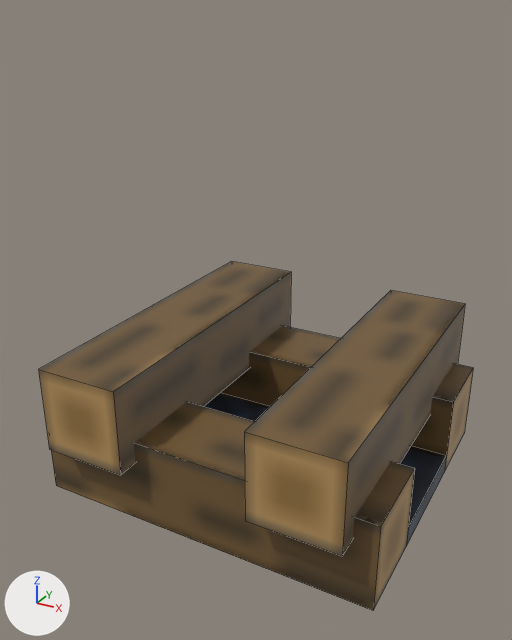
A saved change to the FBX model Repo Modding/Assets/MCVillage_Monkey/Assets/Meshes/Entities/firePit/FirePit.fbx.
Before and after are seen from a 50 mm lens placed at (0.868, -1.683, 1.309), pointed at (-0.019, -0.071, 0.503). Every picture has the same lights, and +X, +Y and +Z are marked at lower left. Mesh edges are drawn as thin lines. Where no turn or scale is listed for an object, it has been applied to the vertices.

In view in the first picture: 'AshPit', 'Log_L01', 'Log_L02', 'Log_T01', 'Log_T02'.
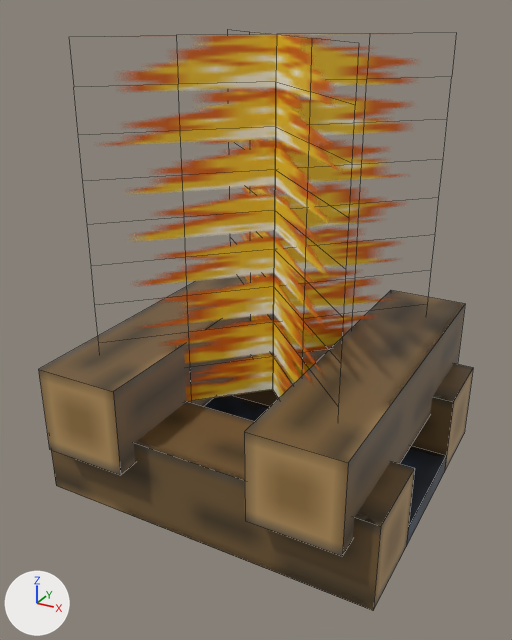
The change, as a diff of the scene's bpy script:
```diff
--- a/Repo Modding/Assets/MCVillage_Monkey/Assets/Meshes/Entities/firePit/FirePit.fbx.py
+++ b/Repo Modding/Assets/MCVillage_Monkey/Assets/Meshes/Entities/firePit/FirePit.fbx.py
@@ img_campfire_fire_png @@
+img_campfire_fire_png = load_image('campfire_fire.png', '_unpacked/campfire_fire.png', 16, 128, 'sRGB')
@@ mat_campfire_fire_png @@
+mat_campfire_fire_png = principled_material('campfire_fire.png')
+mat_campfire_fire_png.texture = img_campfire_fire_png  # with its transparency
@@ me_fire_01 @@
+me_fire_01.from_pydata(...)  # 50 vertices, 36 faces; spans x -0.354..0.354, y -0.354..0.354, z 0.0..1.0
+me_fire_01.materials.append(mat_campfire_fire_png)  # picture img_campfire_fire_png
@@ me_fire_02 @@
+me_fire_02.from_pydata(...)  # 50 vertices, 36 faces; spans x -0.354..0.354, y -0.354..0.354, z 0.0..1.0
+me_fire_02.materials.append(mat_campfire_fire_png)  # picture img_campfire_fire_png
@@ ob_fire_01 @@
+ob_fire_01 = bpy.data.objects.new('Fire-01', me_fire_01)
+ob_fire_01.location = (0.0, 0.0, 0.25)
@@ ob_fire_02 @@
+ob_fire_02 = bpy.data.objects.new('Fire-02', me_fire_02)
+ob_fire_02.location = (0.0, 0.0, 0.25)
```

Boxes [x1, y1, x2, y2] around the edits, measured in the pictures (512 x 640 px):
'Fire-01', added (brown): after [107, 34, 411, 402]
'Fire-02', added (orange): after [240, 33, 339, 398]
